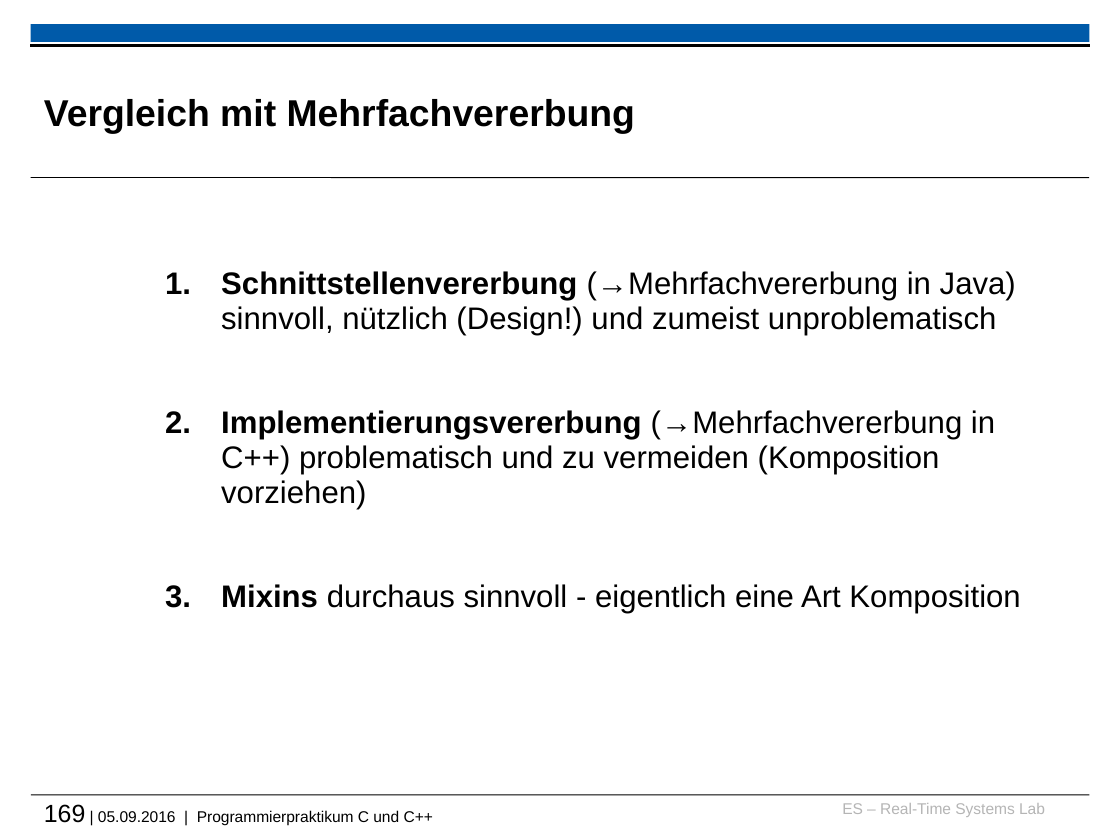
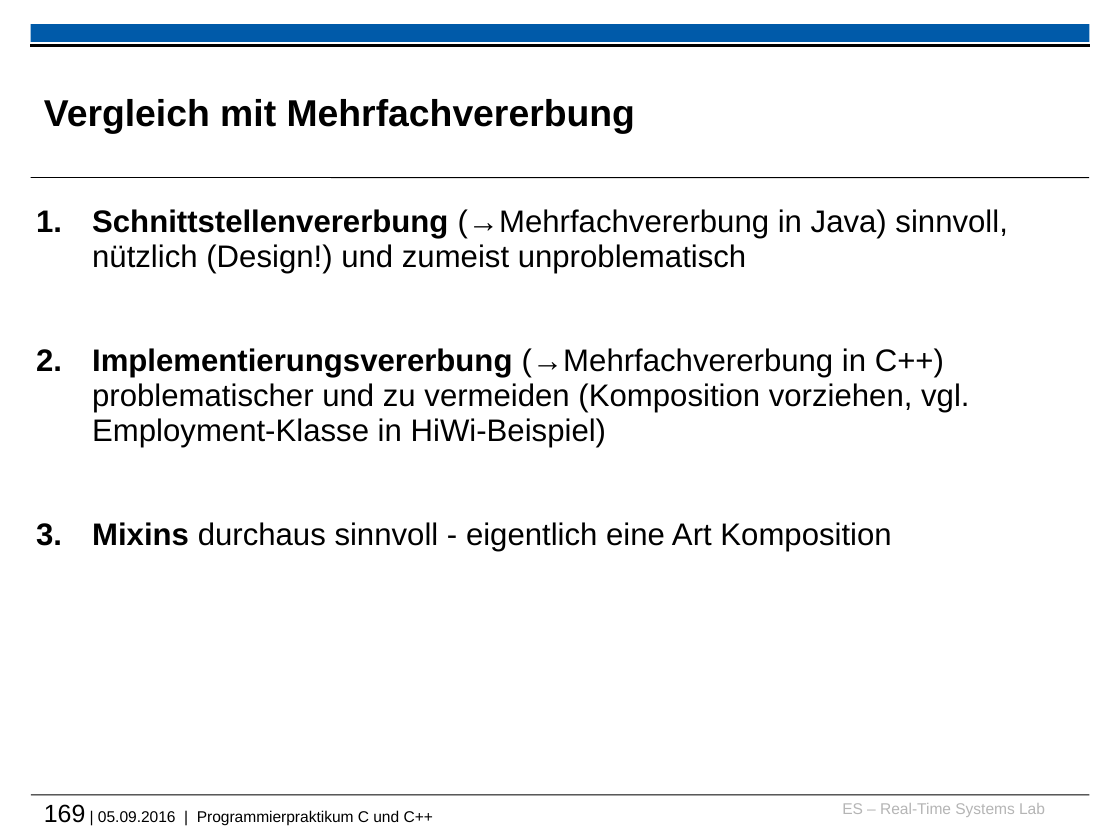
Before and after one commit to h82k/tud-cppp, a slide deck: slide 169 of cppp_lecture.pptx. Drawn at 1120x840 pixels with LibreOffice and Linux fonts; fonts in the diff are those of the drawing; background and template pictures are left out. Boxes give left, top, right and bottom in pixels: in the first picture for what was removed or moved away, otherwise in the second. Text is boxed around its words. In the diff, an @@ line names an element or a change of style, - is before the commit and + after.

```diff
--- a/cppp_lecture.pptx
+++ b/cppp_lecture.pptx
@@ text "Schnittstellenvererbung (→Mehrfachvererbung in Java) sinnvol ..." moved from (x1=221, y1=271, x2=1020, y2=613) to (x1=92, y1=209, x2=1007, y2=551) @@
@@ text at (x1=92, y1=348, x2=969, y2=447): text changed @@
-2. Implementierungsvererbung (→Mehrfachvererbung in C++) problematisch und zu vermeiden (Komposition vorziehen)
+2. Implementierungsvererbung (→Mehrfachvererbung in C++) problematischer und zu vermeiden (Komposition vorziehen, vgl. Employment-Klasse in HiWi-Beispiel)
```
Also in this commit, not shown: 19 other slides changed, 2 other files.
